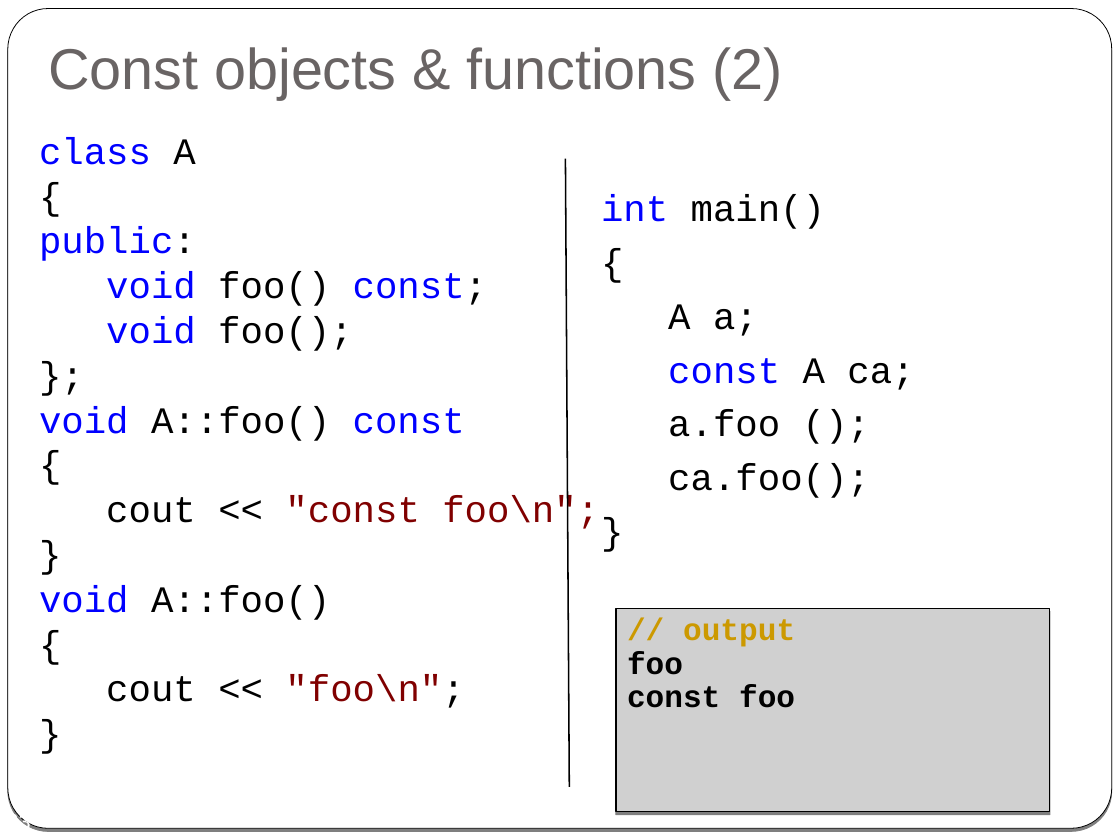
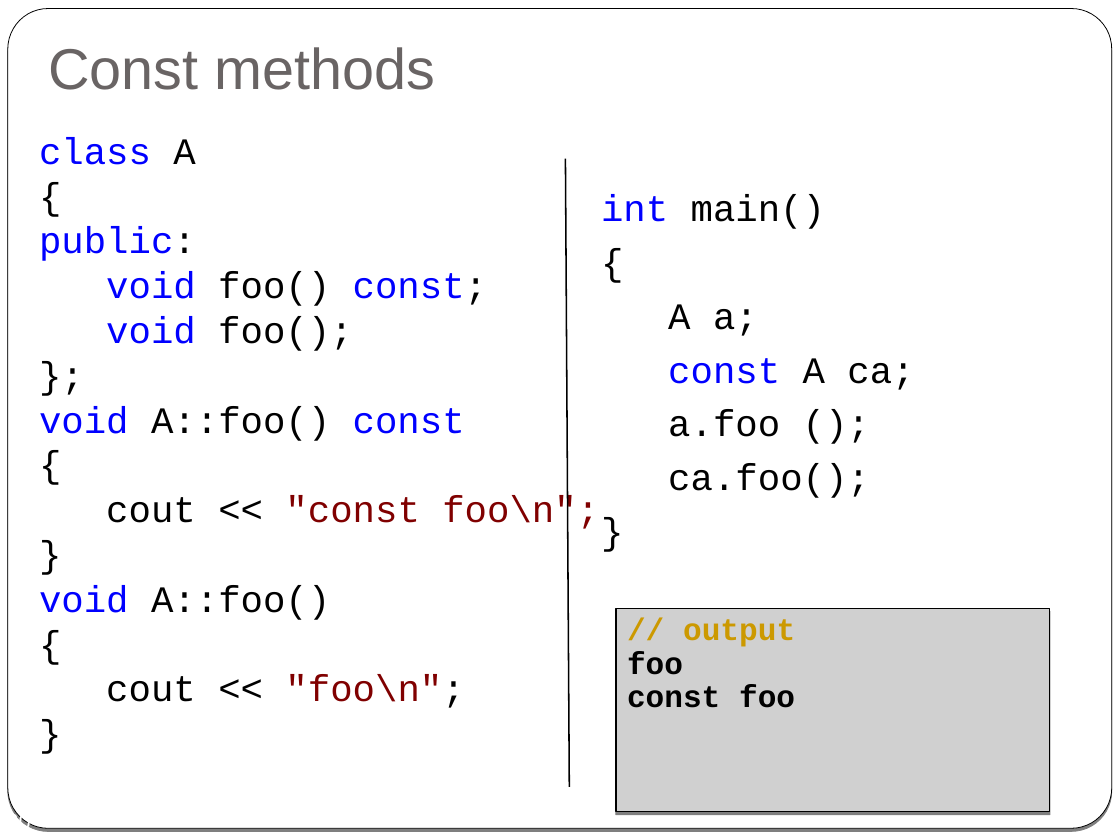
Before and after one commit to cpp-at-ariel/cpp-5778, a slide deck: slide 20 of week03-reference-const/slides-reference.odp (slide 23 before the commit). Drawn at 1120x840 pixels with LibreOffice and Linux fonts; fonts in the diff are those of the drawing; grey boxes stand for pictures. Boxes give left, top, right and bottom in pixels: in the first picture for what was removed or moved away, otherwise in the second. Text is boxed around its words. In the diff, an @@ line names an element or a change of style, - is before the commit and + after.

```diff
--- a/week03-reference-const/slides-reference.odp
+++ b/week03-reference-const/slides-reference.odp
@@ title at <box>48,47,434,90</box>: text changed @@
-Const objects & functions (2)
+Const methods
@@ page number at <box>6,812,30,827</box>: text changed @@
-23
+20
```
Also in this commit, not shown: 6 other slides changed, 8 slides removed, 30 other files.
